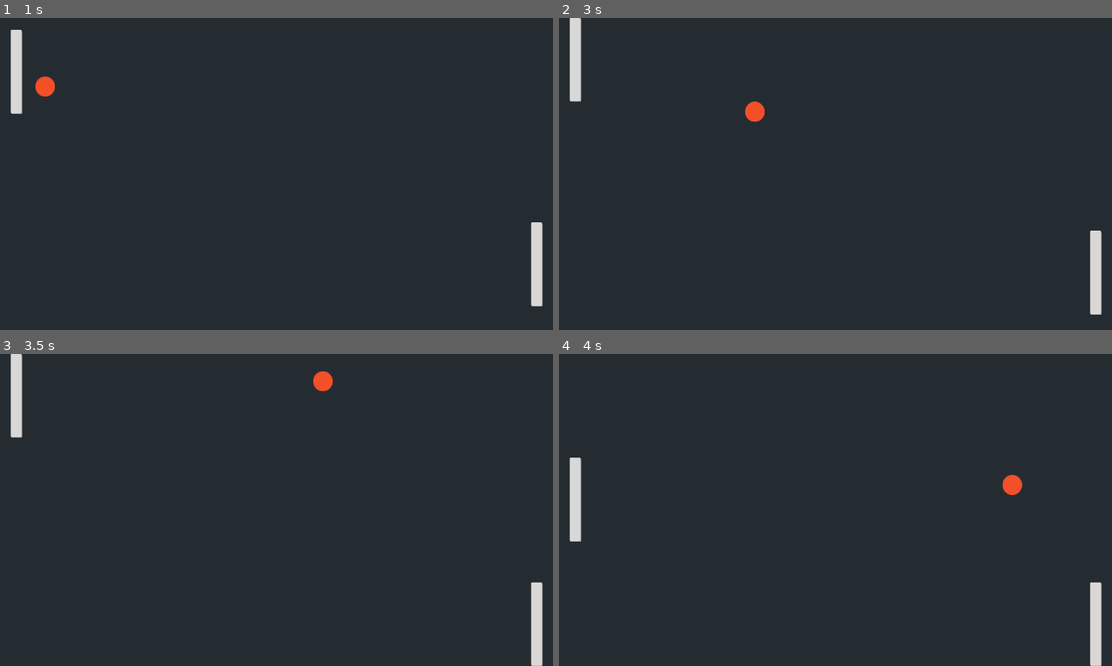
Above: before the commit, frames 1-4 (two rows, left to right).
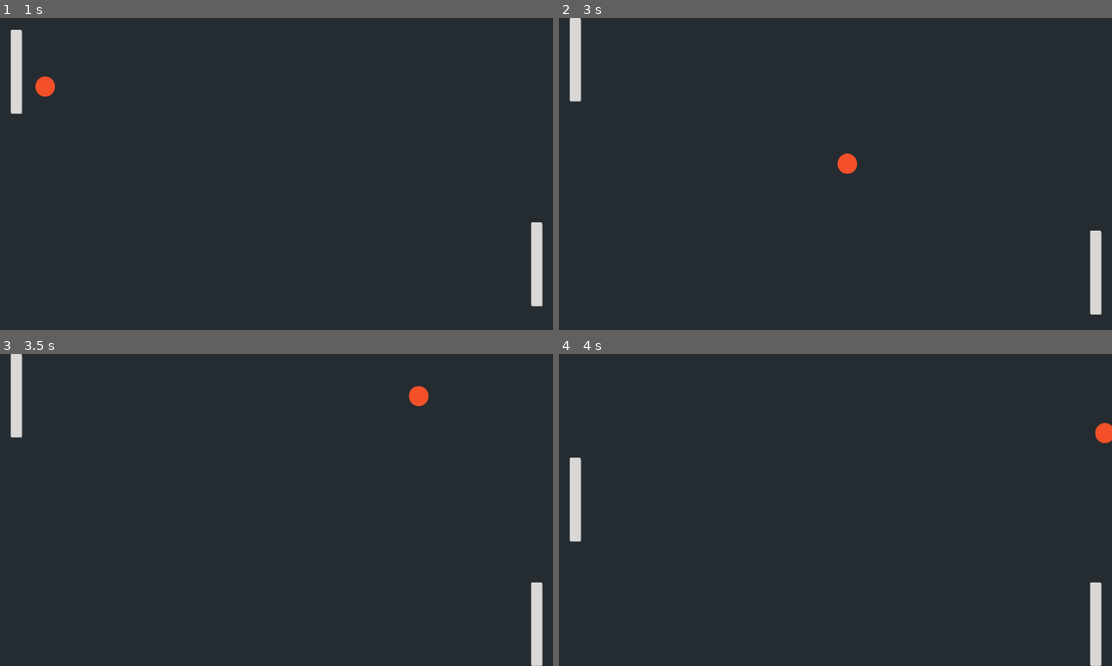
Above: after the commit, the same moments.

Repository: l-terra/pong-game-jam
Game: Godot game, scene res://Level/level.tscn
Two runs of this game, one before a commit and one after it. Both use one fixed random seed, a clock stepped at 60 frames per second and the inputs below. The project has no main scene, so this scene is started directly.
Inputs:
- Up to frame 1 (1 s): hold W (up) from 0.53 s (still down); hold Down (down2) from 0.53 s (still down); tap Up (up2) at 0.8 s
- Up to frame 2 (3 s): release W (up) at 1.28 s; release Down (down2) at 1.28 s; hold S (down) 1.28-2.03 s; tap Up (up2) at 1.35, 2.3, 2.85 s; tap Down (down2) at 1.55 s; hold Down (down2) 2.03-2.78 s; hold W (up) from 2.03 s (still down)
- Up to frame 3 (3.5 s): keep holding W (up); tap Down (down2) at 3.05 s
- Up to frame 4 (4 s): release W (up) at 3.53 s; hold S (down) from 3.53 s (still down); hold Down (down2) from 3.53 s (still down); tap Up (up2) at 3.8 s

Frame 1 is identical in both runs. In frame 2, 0.4% of the frame differs, in the area x 33-54%, y 26-50%; in frame 3, 0.4%, in the area x 56-78%, y 5-17%; in frame 4, 0.4%.

Commit message:
fixes and comments

Diff:
--- a/Ball/ball.gd
+++ b/Ball/ball.gd
@@ -1,17 +1,24 @@
 extends CharacterBody2D
 
+# Constante que define a velocidade do objeto
 const SPEED := 15.0
 
 func _ready():
+	# Inicia o trajeto da bola jogando em uma direcao aleatoria
 	velocity = Vector2(-SPEED, 0)
 	randomize()
 	velocity.x = [1,-1][randi() % 2]
 	velocity.y = [-0.8, 0.8][randi() % 2]
 
+# Contador para rastrear o numero de colisoes ocorridas
+# Vai ser melhor implementado depois
 var collision_counter = 0
 func _physics_process(delta):
+	# Move o objeto e verifica se houve colisão
 	var collision := move_and_collide(velocity * SPEED)
 	if collision:
 		collision_counter += 1
+		# Obtem a normal da superficie com a qual colidiu
 		var normal := collision.get_normal()
+		# Calcula o novo vetor de velocidade, fazendo o objeto "quicar" na superfice
 		velocity = velocity.bounce(normal)
--- a/Level/level.gd
+++ b/Level/level.gd
@@ -1,12 +1,19 @@
 extends Node
 
+# Variaveis para guardas informacoes que serao usadas no futuro
+# Ainda nao trabalhado
 var player_score = 0
 var life = 3
 
+# Funcao e chamada quando a bola colide com o limite esquerdo da tela
 func _on_left_body_entered(body: Node2D) -> void:
-	$Ball.position = Vector2(640, 360)
+	# Reseta posicao da bola para o centro da tela
+	$Ball.position = Vector2(960, 540)
+	# Reduz uma vida
+	# Nao funciona ainda
 	life -= 1
 
+# Mesma coisa so que para a direita
 func _on_right_body_entered(body: Node2D) -> void:
-	$Ball.position = Vector2(640, 360)
+	$Ball.position = Vector2(960, 540)
 	life -= 1
--- a/Player/player.gd
+++ b/Player/player.gd
@@ -2,10 +2,14 @@
 
 const SPEED := 800.0
 
+# Funcao que retorna a direcao vertical com base nas teclas pressionadas
 func getYDir() -> float:
 	return Input.get_action_strength("down") - Input.get_action_strength("up")
 
 func _physics_process(delta: float) -> void:
+	# Cria um vetor de direcao com base na entrada do jogador somente no eixo y
 	var dir :Vector2=Vector2(0, getYDir())
+	# Define a velocidade multiplicando a direcao pela constante SPEED
 	velocity = dir * SPEED
+	# Move o personagem de acordo com a velocidade calculada
 	move_and_slide()
--- /dev/null
+++ b/Player2/player_2.gd
@@ -0,0 +1,11 @@
+extends CharacterBody2D
+
+const SPEED := 800.0
+
+func getYDir() -> float:
+	return Input.get_action_strength("down2") - Input.get_action_strength("up2")
+
+func _physics_process(delta: float) -> void:
+	var dir :Vector2=Vector2(0, getYDir())
+	velocity = dir * SPEED
+	move_and_slide()
--- a/player_2NEW.tscn
+++ b/player_2NEW.tscn
@@ -1,12 +1,13 @@
 [gd_scene load_steps=4 format=3 uid="uid://0qyerq7hp0hq"]
 
-[ext_resource type="Script" path="res://Player2NEW/player_2.gd" id="1_cl14m"]
+[ext_resource type="Script" path="res://Player2/player_2.gd" id="1_cl14m"]
 [ext_resource type="Texture2D" uid="uid://bmleffn0fpt0k" path="res://assets/Paddle.png" id="2_bflk1"]
 
 [sub_resource type="RectangleShape2D" id="RectangleShape2D_52dim"]
 size = Vector2(39.5, 291)
 
 [node name="Player2" type="CharacterBody2D"]
+motion_mode = 1
 script = ExtResource("1_cl14m")
 
 [node name="Sprite2D" type="Sprite2D" parent="."]
